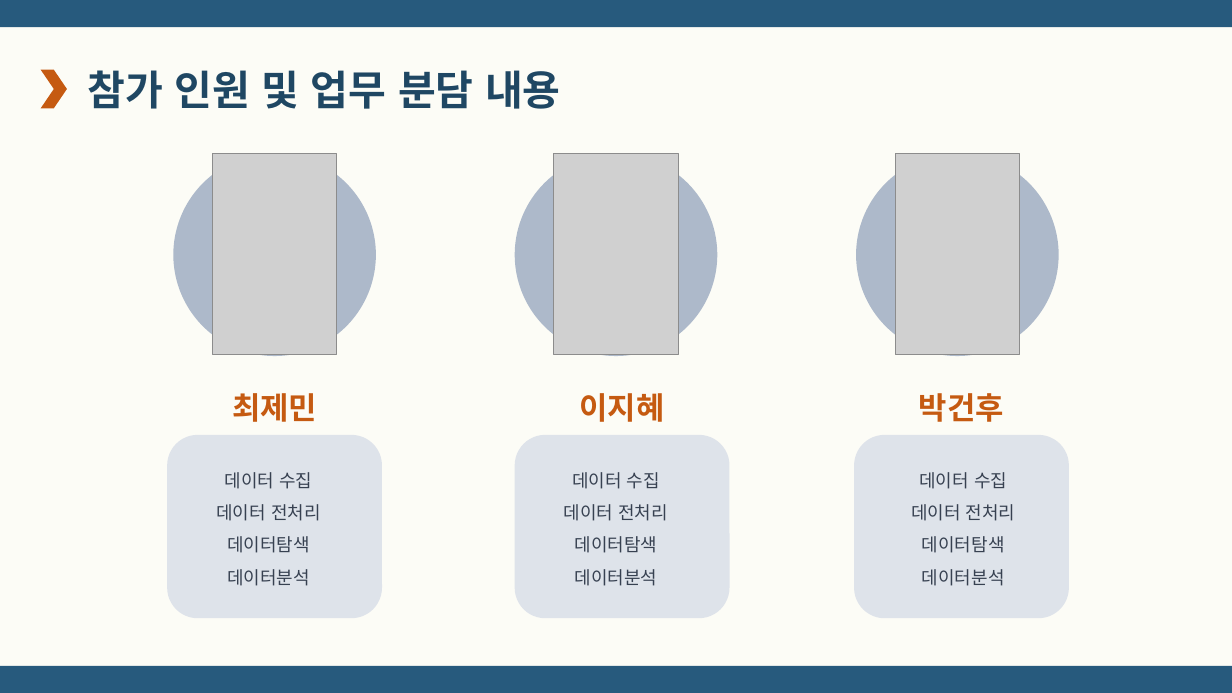
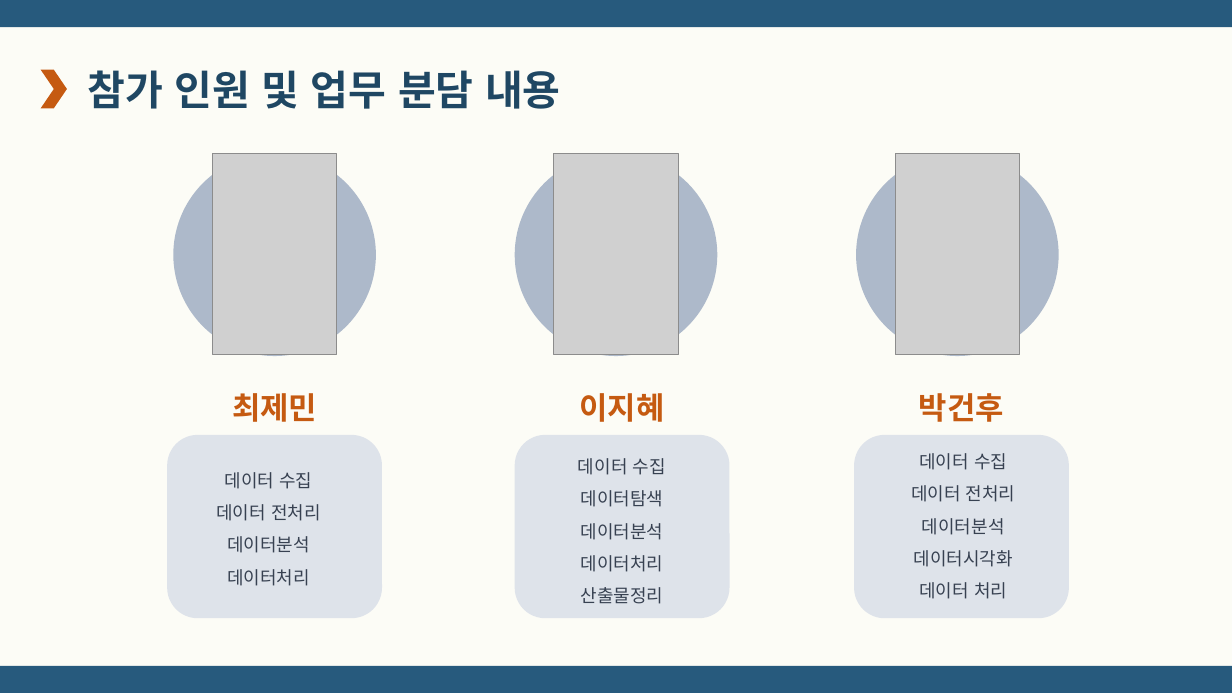
Before and after one commit to doyeon0139/Study, a slide deck: slide 8 of A_project/A조 마법의 공식 뾰로롱.pptx (slide 9 before the commit). Drawn at 1232x693 pixels with LibreOffice and Linux fonts; fonts in the diff are those of the drawing; grey boxes stand for pictures. Boxes give left, top, right and bottom in pixels: in the first picture for what was removed or moved away, otherwise in the second. Text is boxed around its words. In the diff, an @@ line names an element or a change of style, - is before the commit and + after.

```diff
--- a/A_project/A조 마법의 공식 뾰로롱.pptx
+++ b/A_project/A조 마법의 공식 뾰로롱.pptx
@@ text "데이터 수집": place and size @@
-text "데이터 수집" at bbox=[564, 472, 668, 586]
+text "데이터 수집" at bbox=[578, 458, 666, 604]
@@ text "데이터 수집": place and size @@
-text "데이터 수집" at bbox=[911, 472, 1016, 586]
+text "데이터 수집" at bbox=[911, 453, 1016, 599]
@@ text at bbox=[564, 504, 668, 521]: paragraph removed @@
-데이터 전처리
@@ text at bbox=[227, 536, 310, 553]: paragraph removed @@
-데이터탐색
@@ text at bbox=[922, 536, 1005, 553]: paragraph removed @@
-데이터탐색
@@ text at bbox=[227, 569, 310, 586]: paragraph added @@
+데이터처리
@@ text at bbox=[581, 555, 664, 604]: paragraphs added @@
+데이터처리
+산출물정리
@@ text at bbox=[914, 550, 1013, 599]: paragraphs added @@
+데이터시각화
+데이터 처리
```
Also in this commit, not shown: 6 other slides changed, 17 slides added, 3 slides removed, 6 other files.
